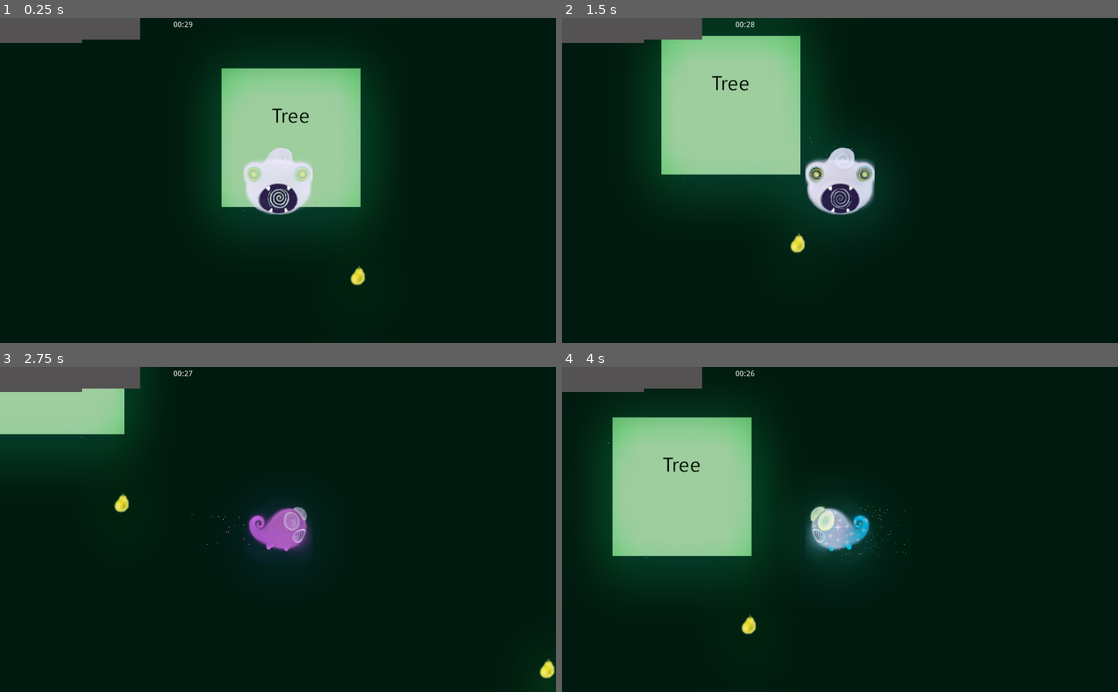
Above: before the commit, frames 1-4 (two rows, left to right).
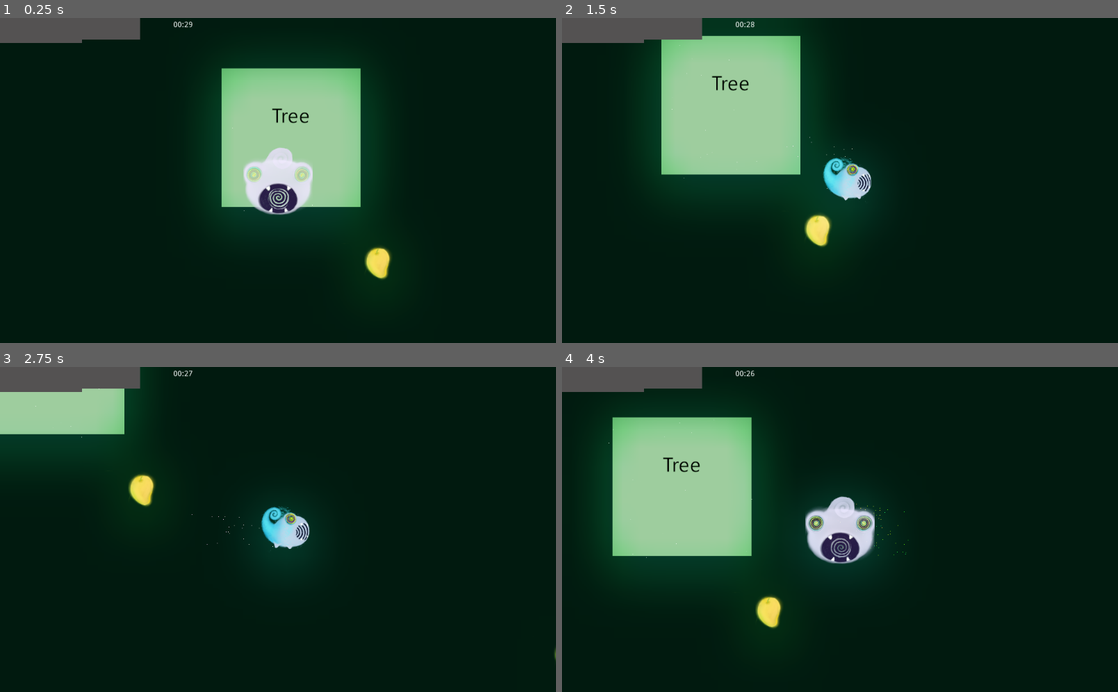
Above: after the commit, the same moments.

Repository: FastLikeAstar/HedgeJam4
Game: Godot game, scene res://level/World.tscn
The game is run twice, just before and just after one commit, with the same random seed, the same clock (stepped at 60 frames per second) and the same inputs.
Inputs:
- Up to frame 1 (0.25 s): no input
- Up to frame 2 (1.5 s): hold D (right) 0.53-1.28 s; tap Space (run_faster) at 0.6, 1.35 s; hold S (down) from 1.28 s (still down)
- Up to frame 3 (2.75 s): release S (down) at 2.03 s; hold D (right) from 2.03 s (still down); tap Space (run_faster) at 2.1 s
- Up to frame 4 (4 s): release D (right) at 2.78 s; hold W (up) 2.78-3.53 s; tap Space (run_faster) at 2.85, 3.6 s; hold A (left) from 3.53 s (still down)

The runs differ from the first frame. In frame 1, 0.7% of the frame differs, in the area x 44-71%, y 45-83%; in frame 2, 2.6%, in the area x 41-57%, y 39-73%; in frame 3, 1.9%; in frame 4, 2.5%.

Commit message:
Added states for animation along with images for the fruits.

Diff:
--- a/Fruit.gd
+++ b/Fruit.gd
@@ -14,7 +14,28 @@
 	pass
 
 
-
+func assign_type(type):
+	fruitType = type;
+	if (fruitType == 9):
+		$AnimatedSprite.animation =  "mango";
+	elif (fruitType == 8):
+		$AnimatedSprite.animation =  "orange";
+	elif (fruitType == 7):
+		$AnimatedSprite.animation =  "banana";
+	elif (fruitType == 6):
+		$AnimatedSprite.animation =  "orange";
+	elif (fruitType == 5):
+		$AnimatedSprite.animation =  "banana";
+	elif (fruitType == 4):
+		$AnimatedSprite.animation =  "mango";
+	elif (fruitType == 3):
+		$AnimatedSprite.animation =  "banana";
+	elif (fruitType == 2):
+		$AnimatedSprite.animation =  "orange";
+	elif (fruitType == 1):
+		$AnimatedSprite.animation =  "banana2";
+	elif (fruitType == 1):
+		$AnimatedSprite.animation =  "banana2";
 
 func _on_Fruit_body_entered(body):
 	if body.is_in_group("player"):
--- a/Fruit.tscn
+++ b/Fruit.tscn
@@ -1,16 +1,60 @@
-[gd_scene load_steps=5 format=2]
+[gd_scene load_steps=13 format=2]
 
 [ext_resource path="res://fruit.png" type="Texture" id=1]
 [ext_resource path="res://Fruit.gd" type="Script" id=2]
+[ext_resource path="res://mango.png" type="Texture" id=3]
+[ext_resource path="res://banana.png" type="Texture" id=4]
+[ext_resource path="res://orange.png" type="Texture" id=5]
+[ext_resource path="res://banana2.png" type="Texture" id=6]
 
 [sub_resource type="RectangleShape2D" id=1]
 extents = Vector2( 32, 32 )
 
+[sub_resource type="AtlasTexture" id=3]
+flags = 4
+atlas = ExtResource( 4 )
+region = Rect2( 0, 0, 128, 128 )
+
+[sub_resource type="AtlasTexture" id=6]
+flags = 4
+atlas = ExtResource( 6 )
+region = Rect2( 0, 0, 128, 128 )
+
+[sub_resource type="AtlasTexture" id=4]
+flags = 4
+atlas = ExtResource( 3 )
+region = Rect2( 0, 0, 128, 128 )
+
+[sub_resource type="AtlasTexture" id=5]
+flags = 4
+atlas = ExtResource( 5 )
+region = Rect2( 0, 0, 128, 128 )
+
 [sub_resource type="SpriteFrames" id=2]
 animations = [ {
+"frames": [ SubResource( 3 ) ],
+"loop": true,
+"name": "banana",
+"speed": 5.0
+}, {
+"frames": [ SubResource( 6 ) ],
+"loop": true,
+"name": "banana2",
+"speed": 5.0
+}, {
 "frames": [ ExtResource( 1 ) ],
 "loop": true,
 "name": "default",
+"speed": 5.0
+}, {
+"frames": [ SubResource( 4 ) ],
+"loop": true,
+"name": "mango",
+"speed": 5.0
+}, {
+"frames": [ SubResource( 5 ) ],
+"loop": true,
+"name": "orange",
 "speed": 5.0
 } ]
 
@@ -23,5 +67,6 @@
 [node name="AnimatedSprite" type="AnimatedSprite" parent="."]
 z_index = 1
 frames = SubResource( 2 )
+animation = "mango"
 
 [connection signal="body_entered" from="." to="." method="_on_Fruit_body_entered"]
--- a/level/Tree.gd
+++ b/level/Tree.gd
@@ -81,7 +81,7 @@
 		else:
 			my_random_number = rng.randi_range(64,191); # 255 - 64 & 0 +64
 			fruit.position = Vector2(my_random_number, -255);
-		fruit.fruitType = treeType;
+		fruit.assign_type(treeType);
 		fruits.append(fruit);
 
 
--- a/player/Player.gd
+++ b/player/Player.gd
@@ -5,6 +5,12 @@
 enum movement_state{
 	idle,
 	running
+}
+enum last_direction{
+	up,
+	down,
+	right,
+	left
 }
 
 
@@ -29,6 +35,7 @@
 var fruitPointBreakPoint = 20;
 var fruitPoints = 0;
 var lowestSpeed = 200;
+var lastPressedDirection;
 
 signal level_up;
 signal current_points;
@@ -43,6 +50,7 @@
 	$CPUParticles2D.local_coords = false;
 	$BigDash.emitting = false;
 	$BigDash.local_coords = false;
+	lastPressedDirection = "down";
 
 func add_camera(camera_path):
 	$RemoteTransform2D.remote_path = camera_path;
@@ -58,20 +66,20 @@
 func get_input():
 	velocity = Vector2.ZERO
 	if Input.is_action_pressed('right'):
-		velocity.x += 1
-		$AnimatedSprite.animation =  "idle_right";
-
+		velocity.x += 1;
+		lastPressedDirection = "right";
 
 	if Input.is_action_pressed('left'):
 		velocity.x -= 1
-		$AnimatedSprite.animation =  "idle_left";
+		lastPressedDirection = "left";
 
 	if Input.is_action_pressed('down'):
-		velocity.y += 1
-		$AnimatedSprite.animation =  "idle_down";
+		velocity.y += 1;
+		lastPressedDirection = "down";
 
 	if Input.is_action_pressed('up'):
-		velocity.y -= 1
+		velocity.y -= 1;
+		lastPressedDirection = "up";
 
 
 	if Input.is_action_just_pressed("run_faster"):
@@ -91,6 +99,27 @@
 	attemptedSpeed = baseSpeed + bonusSpeed + runBonus;
 	actualSpeed = clamp(attemptedSpeed, 0, baseSpeed+bonusSpeed);
 	velocity = velocity.normalized() * actualSpeed;
+	if (velocity.x == 0 && velocity.y == 0):
+		match lastPressedDirection:
+			"up":
+				$AnimatedSprite.animation =  "idle_down";
+			"down":
+				$AnimatedSprite.animation =  "idle_down";
+			"left":
+				$AnimatedSprite.animation =  "idle_left";
+			"right":
+				$AnimatedSprite.animation =  "idle_right";
+	elif (abs(velocity.y) >= abs(velocity.x)):
+		if (velocity.y > 0):
+			$AnimatedSprite.animation =  "moving_right";
+		else:
+			$AnimatedSprite.animation =  "idle_left";
+	else:
+		if (velocity.x > 0):
+			$AnimatedSprite.animation =  "moving_right";
+		else:
+			$AnimatedSprite.animation =  "idle_down";
+
 
 func _physics_process(_delta):
 	get_input();
--- a/player/Player.tscn
+++ b/player/Player.tscn
@@ -10,6 +10,10 @@
 [ext_resource path="res://oonana_idle_down0001.png" type="Texture" id=8]
 [ext_resource path="res://oonana_idle_down0003.png" type="Texture" id=9]
 [ext_resource path="res://oonana_idle_down0000.png" type="Texture" id=10]
+[ext_resource path="res://oonana_right_moving0003.png" type="Texture" id=11]
+[ext_resource path="res://oonana_right_moving0002.png" type="Texture" id=12]
+[ext_resource path="res://oonana_right_moving0001.png" type="Texture" id=13]
+[ext_resource path="res://oonana_right_moving0000.png" type="Texture" id=14]
 
 [sub_resource type="RectangleShape2D" id=1]
 
@@ -38,6 +42,26 @@
 atlas = ExtResource( 3 )
 region = Rect2( 0, 0, 128, 128 )
 
+[sub_resource type="AtlasTexture" id=8]
+flags = 4
+atlas = ExtResource( 14 )
+region = Rect2( 0, 0, 128, 128 )
+
+[sub_resource type="AtlasTexture" id=9]
+flags = 4
+atlas = ExtResource( 13 )
+region = Rect2( 0, 0, 128, 128 )
+
+[sub_resource type="AtlasTexture" id=10]
+flags = 4
+atlas = ExtResource( 12 )
+region = Rect2( 0, 0, 128, 128 )
+
+[sub_resource type="AtlasTexture" id=11]
+flags = 4
+atlas = ExtResource( 11 )
+region = Rect2( 0, 0, 128, 128 )
+
 [sub_resource type="SpriteFrames" id=3]
 animations = [ {
 "frames": [ SubResource( 4 ), SubResource( 5 ), SubResource( 6 ), ExtResource( 9 ) ],
@@ -54,6 +78,11 @@
 "loop": true,
 "name": "idle_right",
 "speed": 0.0
+}, {
+"frames": [ SubResource( 8 ), SubResource( 9 ), SubResource( 10 ), SubResource( 11 ) ],
+"loop": true,
+"name": "moving_right",
+"speed": 12.0
 } ]
 
 [node name="Player" type="KinematicBody2D"]
@@ -97,8 +126,8 @@
 
 [node name="AnimatedSprite" type="AnimatedSprite" parent="."]
 frames = SubResource( 3 )
-animation = "idle_down"
-frame = 1
+animation = "moving_right"
+frame = 2
 playing = true
 
 [connection signal="timeout" from="DashTimer" to="." method="_on_DashTimer_timeout"]
Not shown, added: banana.png.import
Not shown, added: banana2.png.import
Not shown, added: mango.png.import
Not shown, added: oonana_right_moving0000.png.import
Not shown, added: oonana_right_moving0001.png.import
Not shown, added: oonana_right_moving0002.png.import
Not shown, added: oonana_right_moving0003.png.import
Not shown, added: orange.png.import
Not shown: 1 places in player/Player.tscn that only renumber resources
